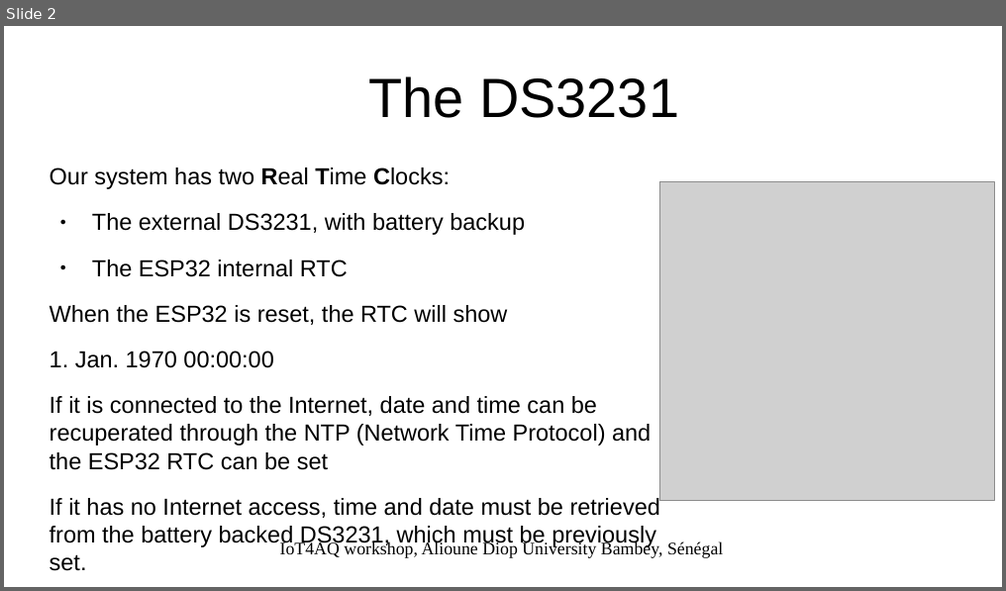
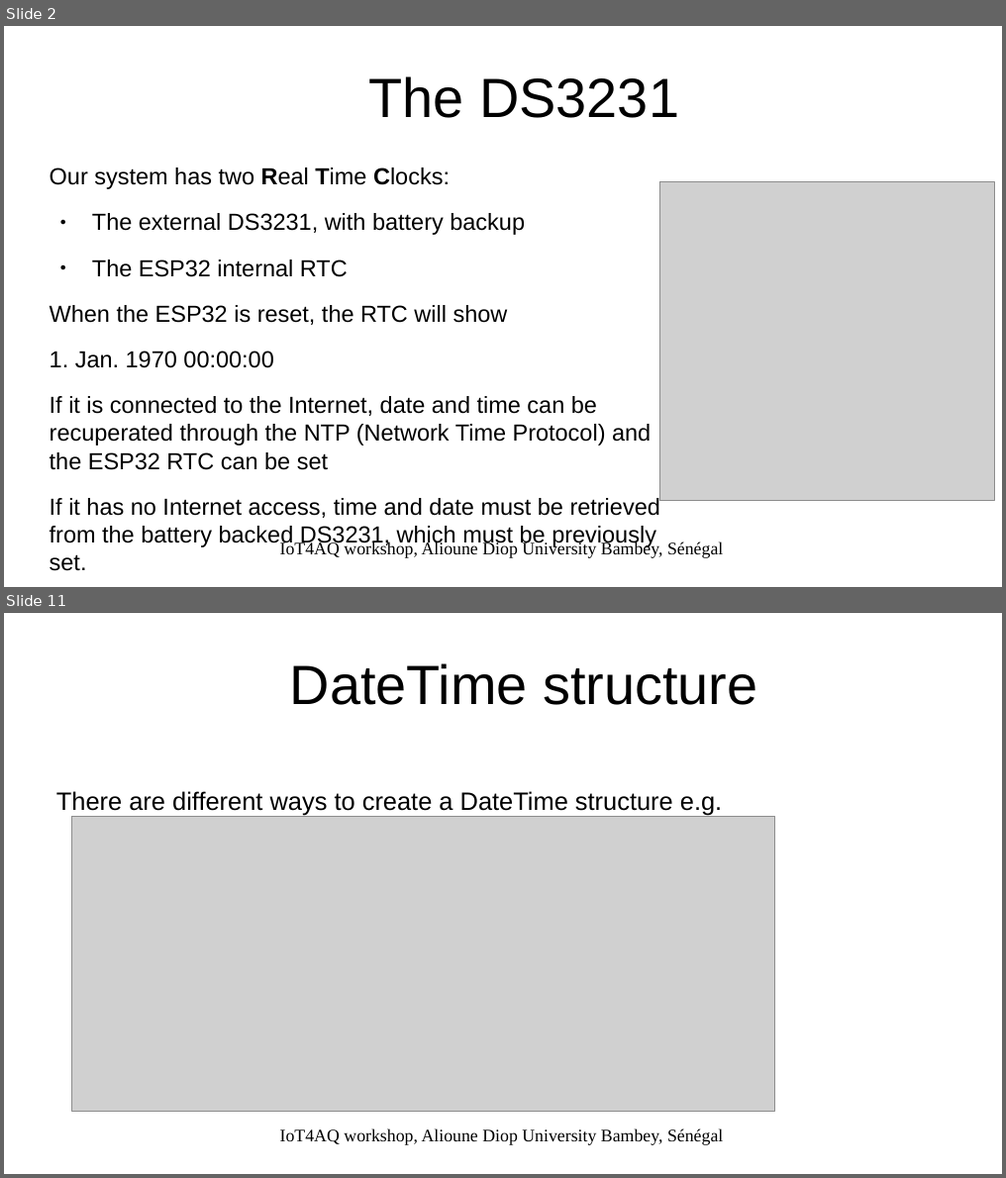
Before and after one commit to uraich/IoT4AQ, a slide deck: workshop/slides/iot4aq_rtc.odp. Shown one above the other, each under a label of ours: slide 2 before the commit, slides 2 and 11 after it; the slides between them are not shown. The pictures are 1006x591 and 1006x1178 pixels, drawn with LibreOffice and Linux fonts; fonts in the diff are those of the drawing; grey boxes stand for pictures; background and template pictures are left out. Boxes give left, top, right and bottom in pixels: in the first picture for what was removed or moved away, otherwise in the second. Text is boxed around its words. In the diff, an @@ line names an element or a change of style, - is before the commit and + after.

```diff
--- a/workshop/slides/iot4aq_rtc.odp
+++ b/workshop/slides/iot4aq_rtc.odp
@@ slide 11 added at [4, 613, 1002, 1174], background #FFFFFF @@
@@ title added at [290, 663, 757, 705], 44 pt, text #000000 @@
+DateTime structure
@@ text added at [56, 791, 722, 815], 20 pt, text #000000 @@
+There are different ways to create a DateTime structure e.g.
@@ picture added at [72, 817, 774, 1112] @@
@@ text added at [280, 1129, 723, 1146], 14 pt, text #000000 @@
+IoT4AQ workshop, Alioune Diop University Bambey, Sénégal
```
Also in this commit, not shown: 1 slide changed, 8 other slides added, 8 other files.
